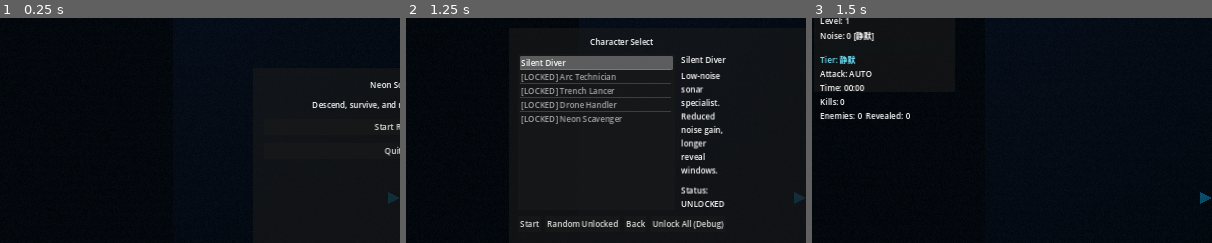
Above: before the commit, frames 1-3 (left to right).
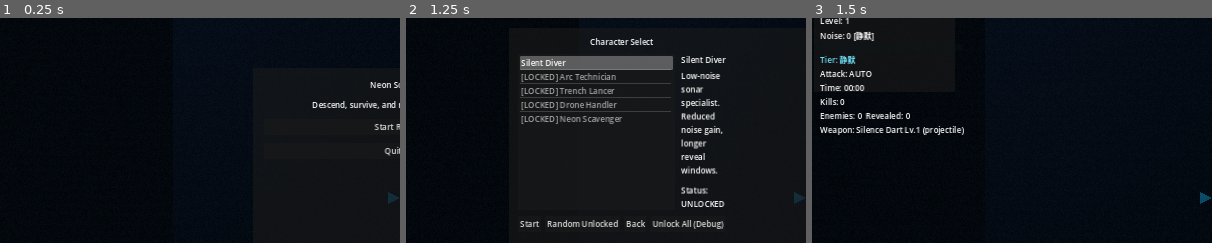
Above: after the commit, the same moments.

Repository: Constantine-S-AN/survival
Game: Godot game, scene res://scenes/game/GameRoot.tscn
Same seed, same stepped clock (60 frames per second), same inputs: the game is played once before the commit and once after it.
Inputs:
- Up to frame 1 (0.25 s): no input
- Up to frame 2 (1.25 s): click "Start Run" at 0.5 s
- Up to frame 3 (1.5 s): click "Start" at 1.25 s
The pictures show only the part of the screen within x 1-51%, y 10-60%; the shares and areas given below are measured in that part.

Frames 1-2 are identical in both runs. In frame 3, 0.7% of the frame differs, in the area x 2-38%, y 48-52%.

Commit message:
M3 P0-C4 weapon HUD and upgrade detail UI

Diff:
--- a/scripts/ui/ui_layer.gd
+++ b/scripts/ui/ui_layer.gd
@@ -40,6 +40,7 @@
 var fog_overlay_allowed: bool = true
 var noise_bar: ProgressBar
 var noise_tier_label: Label
+var weapon_label: Label
 var debug_panel: Panel
 var debug_label: RichTextLabel
 var system_msg_label: Label
@@ -108,6 +109,11 @@
 	noise_tier_label.text = "Tier: 静默"
 	stats_box.add_child(noise_tier_label)
 	stats_box.move_child(noise_tier_label, stats_box.get_children().find(noise_bar) + 1)
+
+	weapon_label = Label.new()
+	weapon_label.name = "WeaponLabel"
+	weapon_label.text = "Weapon: --"
+	stats_box.add_child(weapon_label)
 
 
 func _create_debug_panel() -> void:
@@ -304,6 +310,12 @@
 		int(data.get("enemy_count", 0)),
 		int(data.get("revealed_count", 0))
 	]
+	if weapon_label != null:
+		weapon_label.text = "Weapon: %s Lv.%d (%s)" % [
+			String(data.get("active_weapon_name", String(data.get("active_weapon_id", "--")))),
+			int(data.get("active_weapon_level", 1)),
+			String(data.get("active_weapon_model", "unknown"))
+		]
 
 
 func set_debug_visible(enabled: bool) -> void:
@@ -335,6 +347,10 @@
 			int(data.get("pool_hits", 0)),
 			int(data.get("pool_misses", 0))
 		],
+		"current_weapon(s): %s" % str(data.get("current_weapons", [])),
+		"weapon_tags: %s" % str(data.get("weapon_tags", [])),
+		"weapon_dps~: %.1f" % float(data.get("weapon_dps_estimate", 0.0)),
+		"weapon_noise_rate: %.2f/s" % float(data.get("weapon_noise_rate", 0.0)),
 		"character: %s" % String(data.get("selected_character", "")),
 		"noise: %.1f" % float(data.get("noise", 0.0)),
 		"noise_tier: %s" % String(data.get("noise_tier_name", "静默")),
@@ -441,12 +457,16 @@
 			var option: Dictionary = {}
 			if option_variant is Dictionary:
 				option = option_variant
+			var tags_text := _format_tags_text(option.get("tags", []))
+			var effects_text := _format_upgrade_effects(option.get("effects", []))
 			button.disabled = false
 			button.visible = true
-			button.text = "%s [%s]\n%s" % [
+			button.text = "%s [%s]\nTags: %s\n%s\n%s" % [
 				String(option.get("name", "Unknown")),
 				String(option.get("rarity", "common")).to_upper(),
-				String(option.get("description", ""))
+				tags_text,
+				String(option.get("description", "")),
+				effects_text
 			]
 		else:
 			button.disabled = true
@@ -520,3 +540,46 @@
 	var minutes := s / 60
 	var seconds := s % 60
 	return "%02d:%02d" % [minutes, seconds]
+
+
+func _format_tags_text(tags_variant: Variant) -> String:
+	if not (tags_variant is Array):
+		return "-"
+	var tags: Array = tags_variant
+	var out: Array[String] = []
+	for tag_variant in tags:
+		var tag := String(tag_variant).strip_edges()
+		if tag.is_empty():
+			continue
+		out.append(tag)
+	if out.is_empty():
+		return "-"
+	return ", ".join(out)
+
+
+func _format_upgrade_effects(effects_variant: Variant) -> String:
+	if not (effects_variant is Array):
+		return "Affects: -"
+	var effects: Array = effects_variant
+	var lines: Array[String] = []
+	for effect_variant in effects:
+		if not (effect_variant is Dictionary):
+			continue
+		var effect: Dictionary = effect_variant
+		var stat := String(effect.get("stat", ""))
+		var add_value := float(effect.get("add", 0.0))
+		var sign := "+" if add_value >= 0.0 else ""
+		var target_text := "Global"
+		var target_variant: Variant = effect.get("target", null)
+		if target_variant is Dictionary:
+			var target: Dictionary = target_variant
+			var target_type := String(target.get("type", ""))
+			var target_value := String(target.get("value", ""))
+			if target_type == "tag":
+				target_text = "Tag:%s" % target_value
+			elif target_type == "weapon_id":
+				target_text = "Weapon:%s" % target_value
+		lines.append("%s %s%.2f (%s)" % [stat, sign, add_value, target_text])
+	if lines.is_empty():
+		return "Affects: -"
+	return "Affects: %s" % " | ".join(lines)
